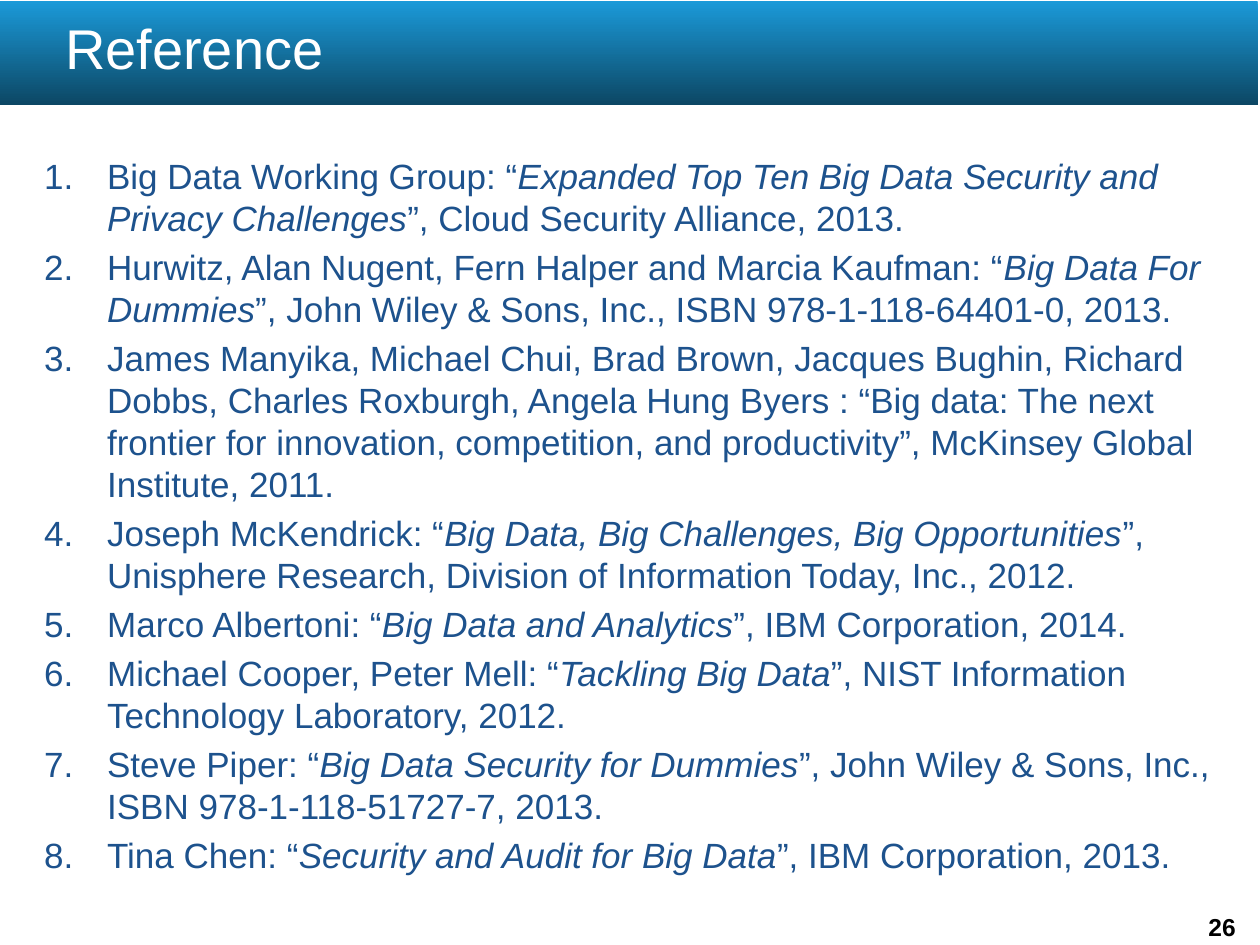
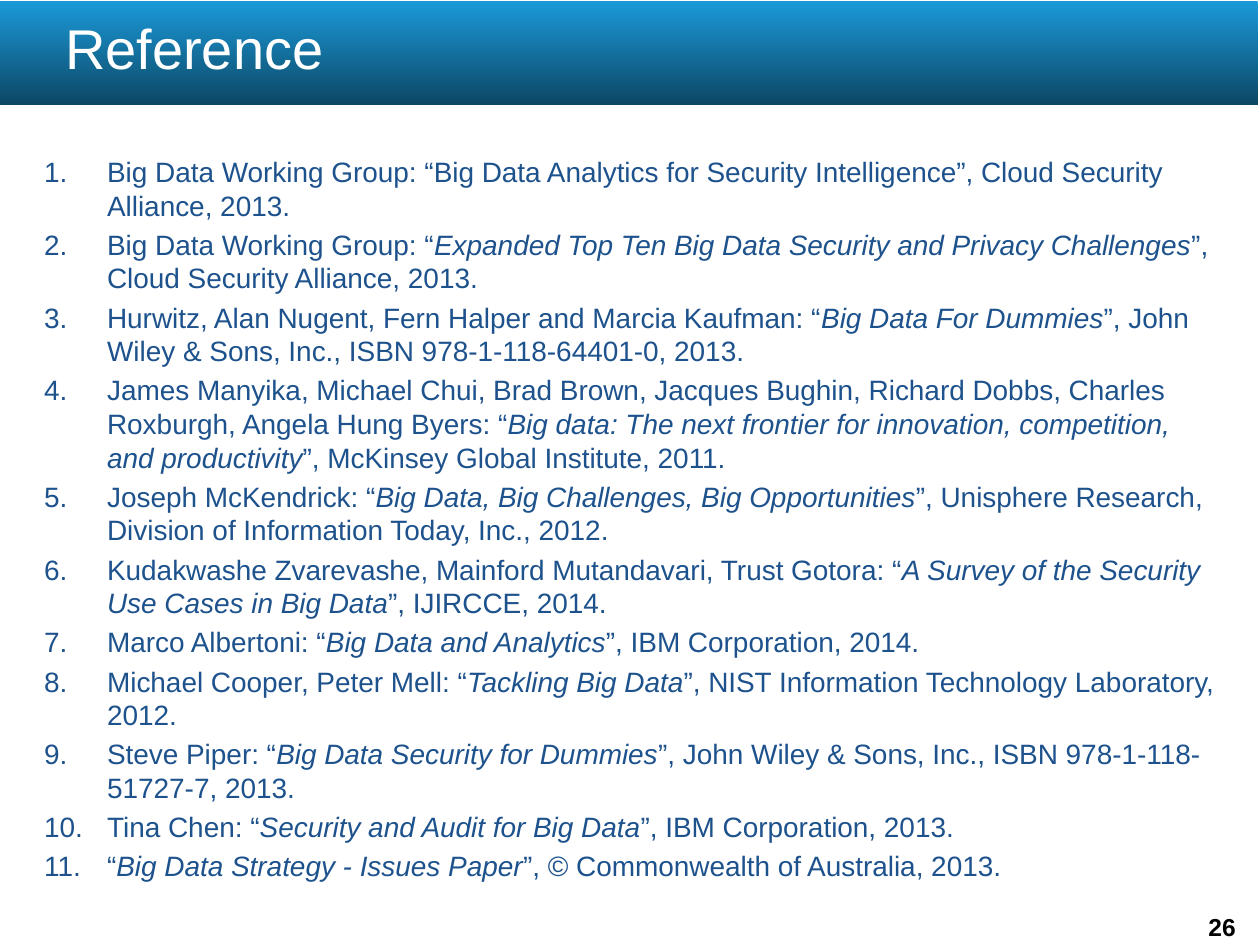
Before and after one commit to Alex7Huynh/iss-g5, a slide deck: slide 26 of Big Data Security/w9_Toan_Minh_Big Data Security.pptx. Drawn at 1260x945 pixels with LibreOffice and Linux fonts; fonts in the diff are those of the drawing. Boxes give left, top, right and bottom in pixels: in the first picture for what was removed or moved away, otherwise in the second. Text is boxed around its words. In the diff, an @@ line names an element or a change of style, - is before the commit and + after.

Commit message:
Update slide Mobile Security. Update slide & ref of Big Data Security.

```diff
--- a/Big Data Security/w9_Toan_Minh_Big Data Security.pptx
+++ b/Big Data Security/w9_Toan_Minh_Big Data Security.pptx
@@ text at [107, 161, 1163, 220]: paragraph added @@
+1. Big Data Working Group: “Big Data Analytics for Security Intelligence”, Cloud Security Alliance, 2013.
@@ text at [107, 234, 1214, 842]: size 20 to 16 pt in "Big Data Working Group: “Expanded Top Ten ...", "Hurwitz, Alan Nugent, Fern Halper and Marcia ...", "Joseph McKendrick: “Big Data, Big Challenges, Big ...", "Marco Albertoni: “Big Data and Analytics”, IBM ..." and 3 more places @@
@@ text at [107, 379, 1169, 473]: text changed; size 20 to 16 pt @@
-3. James Manyika, Michael Chui, Brad Brown, Jacques Bughin, Richard Dobbs, Charles Roxburgh, Angela Hung Byers : “Big data: The next frontier for innovation, competition, and productivity”, McKinsey Global Institute, 2011.
+4. James Manyika, Michael Chui, Brad Brown, Jacques Bughin, Richard Dobbs, Charles Roxburgh, Angela Hung Byers: “Big data: The next frontier for innovation, competition, and productivity”, McKinsey Global Institute, 2011.
@@ text at [107, 559, 1200, 618]: paragraph added @@
+6. Kudakwashe Zvarevashe, Mainford Mutandavari, Trust Gotora: “A Survey of the Security Use Cases in Big Data”, IJIRCCE, 2014.
@@ text at [107, 855, 1001, 881]: paragraph added @@
+11. “Big Data Strategy - Issues Paper”, © Commonwealth of Australia, 2013.
```
Also in this commit, not shown: 2 other slides changed, 2 other files.
